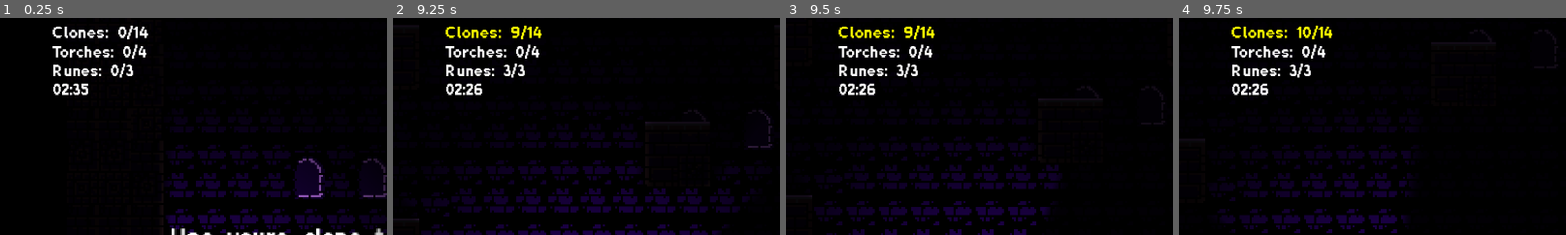
Above: before the commit, frames 1-4 (left to right).
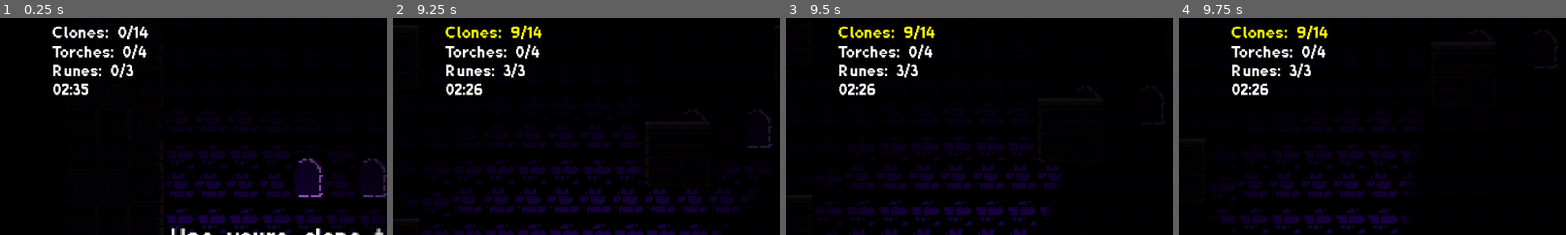
Above: after the commit, the same moments.

Repository: anasabuhania55-alt/Clone
Game: Godot game, scene res://Scene/LightClone.tscn
The game is run twice, just before and just after one commit, with the same random seed, the same clock (stepped at 60 frames per second) and the same inputs. This scene is started directly instead of the project's main scene.
Inputs:
- Up to frame 1 (0.25 s): no input
- Up to frame 2 (9.25 s): tap C (clone) at 0.5, 0.6, 1.25, 1.55, 2, 2.3, 2.75, 2.85, 3.5, 3.6, 4.25, 4.55, 5.3, 5.85, 6.6, 7.55, 8.3, 8.85 s; tap Space (Jump) at 0.77, 1.52, 3.02, 3.77, 4.52, 6.02, 6.77, 7.52, 9.02 s; tap A (MoveL) at 1.35, 4.35, 7.35 s; hold D (MoveR) 2.03-2.78 s; hold D (MoveR) 5.03-5.78 s; hold D (MoveR) 8.03-8.78 s
- Up to frame 3 (9.5 s): no input
- Up to frame 4 (9.75 s): tap C (clone) at 9.6 s
The pictures show only the part of the screen within x 0-50%, y 5-55%; the shares and areas given below are measured in that part.

Frames 1-3 are identical in both runs. In frame 4, 0.4% of the frame differs, in the area x 30-40%, y 3-10%.

Commit message:
fixed clone bug

Diff:
--- a/Sqript/player.gd
+++ b/Sqript/player.gd
@@ -17,7 +17,7 @@
 @onready var anim: AnimatedSprite2D = $AnimatedSprite2D
 @onready var clone_ray: RayCast2D = $CloneSpawnRay
 @onready var spawn_sound: AudioStreamPlayer2D = $CloneSound
-@onready var remove_sound: AudioStreamPlayer2D = $CloneRemoveSound     # ← الصوت الجديد
+@onready var remove_sound: AudioStreamPlayer2D = $CloneRemoveSound
 
 var clone_counter_label: Label
 
@@ -75,31 +75,25 @@
 	# -----------------------------------------------------
 	if Input.is_action_just_pressed("clone") and clone_scene:
 
-		# إذا النسخة موجودة → إحذفها + صوت الإرجاع
+		# إذا النسخة موجودة → إحذفها + صوت الإرجاع (بدون عداد)
 		if is_instance_valid(current_clone):
-			remove_sound.play()              # ← شغل صوت الحذف
+			remove_sound.play()
 			current_clone.queue_free()
 			current_clone = null
 			return
 
-		# إذا ما في نسخة → اعمل Spawn
-		if clone_uses >= max_clones:
-			_die()
-			return
-
-		clone_uses += 1
-		update_clone_counter()
-
-		# تحديد مكان Spawn
+		# أولاً: نحاول نلاقي مكان مناسب للسبون
 		var facing_dir := -1.0 if anim.flip_h else 1.0
 		var front_offset := Vector2(clone_offset_x * facing_dir, 0)
 		var spawn_pos := global_position + front_offset
 		var can_spawn := true
 
+		# فحص الجهة الأمامية
 		clone_ray.target_position = front_offset
 		clone_ray.force_raycast_update()
 
 		if clone_ray.is_colliding():
+			# نحاول من الخلف بمسافة أصغر
 			var opposite_dir := -facing_dir
 			var back_offset := Vector2(clone_back_offset_x * opposite_dir, 0)
 			var back_pos := global_position + back_offset
@@ -113,17 +107,27 @@
 			else:
 				spawn_pos = back_pos
 
+		# لو ما في مكان مناسب → لا عدّاد ولا موت ولا شيء
 		if not can_spawn:
 			return
 
-		# Safe distance
+		# Safe distance من اللاعب
 		if global_position.distance_to(spawn_pos) < 12.0:
 			var dir_vec := (spawn_pos - global_position).normalized()
 			spawn_pos = global_position + dir_vec * 12.0
 
+		# ثانياً: الآن فقط نتحقق من الحد الأقصى
+		if clone_uses >= max_clones:
+			_die()
+			return
+
+		# الآن نزيد العداد لأننا متأكدين إن السبون راح يتم
+		clone_uses += 1
+		update_clone_counter()
+
 		# Spawn the clone
 		var clone := clone_scene.instantiate()
-		spawn_sound.play()                  # ← شغل صوت Spawn
+		spawn_sound.play()
 		get_tree().current_scene.add_child(clone)
 		clone.global_position = spawn_pos
 
@@ -155,7 +159,6 @@
 		print("clone_counter_label is NULL in update_clone_counter()!")
 
 
-
 func _die() -> void:
 	if is_dead:
 		return
Not shown, removed: docs/index.apple-touch-icon.png.import
Not shown, removed: docs/index.icon.png.import
Not shown, removed: docs/index.png.import
Not shown, changed: docs/index.html
Not shown, changed: docs/index.pck
